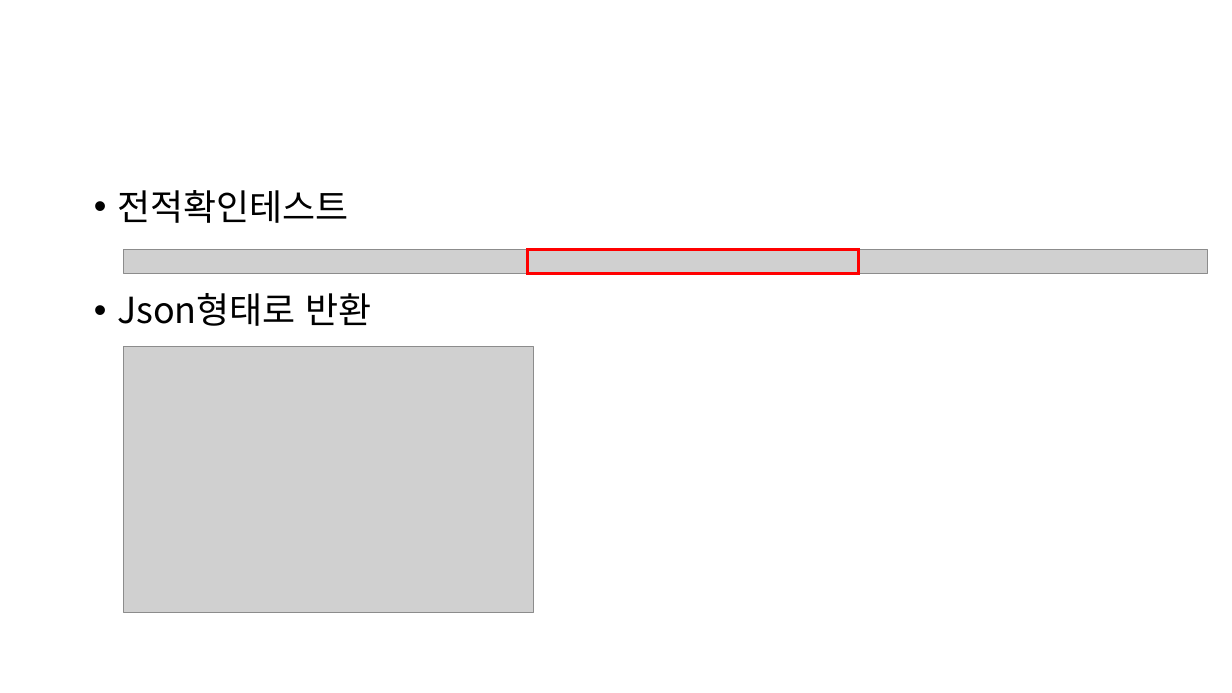
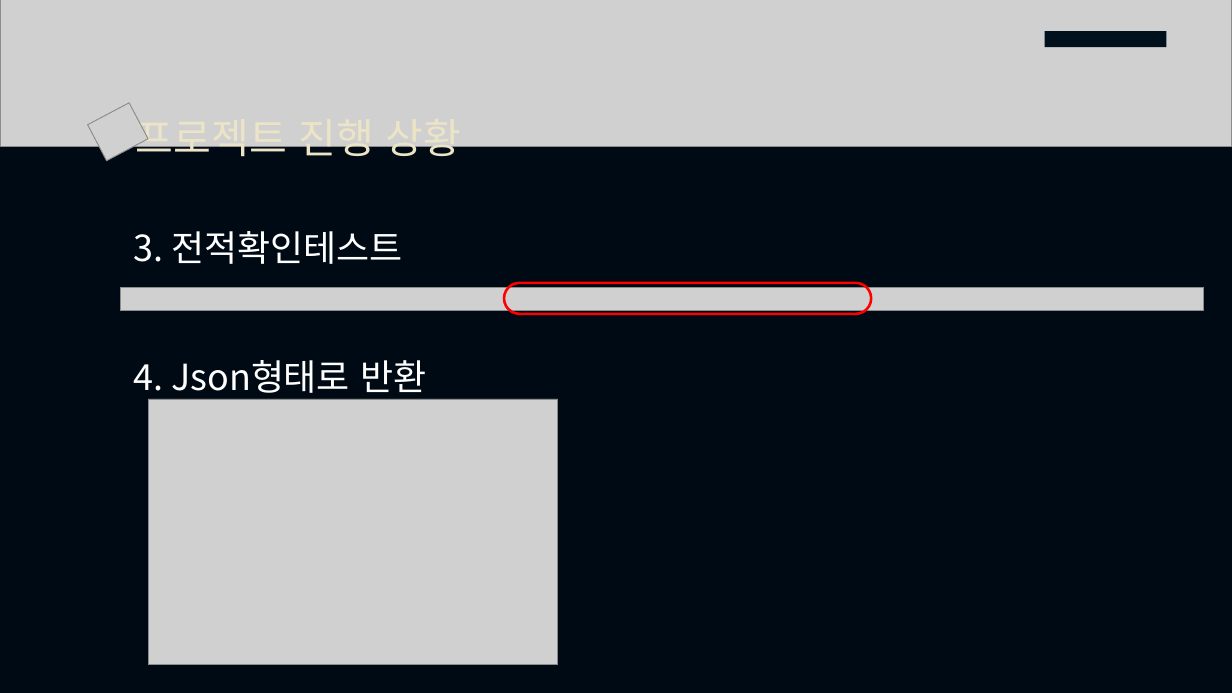
Before and after one commit to jinho-github/LOL-API-Statistics, a slide deck: slide 8 of lol.pptx. Drawn at 1232x693 pixels with LibreOffice and Linux fonts; fonts in the diff are those of the drawing; grey boxes stand for pictures. Boxes give left, top, right and bottom in pixels: in the first picture for what was removed or moved away, otherwise in the second. Text is boxed around its words. In the diff, an @@ line names an element or a change of style, - is before the commit and + after.

```diff
--- a/lol.pptx
+++ b/lol.pptx
@@ background #FFFFFF to #000A14 @@
@@ picture added at <box>0,0,1232,146</box> @@
@@ rectangle added at <box>1045,31,1167,47</box>, fill #00101C @@
@@ picture added at <box>88,103,149,161</box> @@
@@ text added at <box>136,116,461,164</box>, 32 pt, text #ECE4C6 @@
+프로젝트 진행 상황
@@ text at <box>133,231,426,400</box>: text changed; text colour #000000 to #FFFFFF @@
-• 전적확인테스트
-• Json형태로 반환
+3. 전적확인테스트
+4. Json형태로 반환
@@ rectangle removed at <box>527,250,859,274</box> @@
@@ picture: place and size @@
-picture at <box>124,250,1208,274</box>
+picture at <box>120,287,1204,311</box>
@@ rounded rectangle added at <box>504,283,871,314</box>, outline #FF0000 2 pt @@
@@ picture: place and size @@
-picture at <box>124,347,533,613</box>
+picture at <box>148,399,557,665</box>
```
Also in this commit, not shown: 4 other slides changed, 1 slide added, 1 slide removed.
